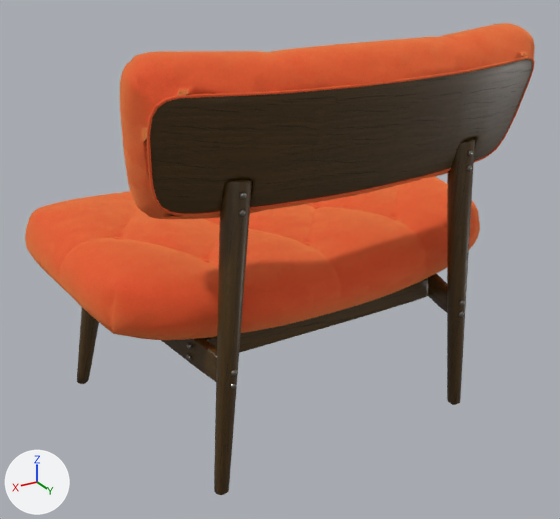
What one commit did to the glTF model assets/models/SheenChair.glb.
Rendered twice from a 50 mm camera at (0.676, 1.115, 0.83) aimed at (0.015, 0.014, 0.279). Every picture has the same lights, and +X, +Y and +Z are marked at lower left. The first picture is the older version. Where no turn or scale is listed for an object, it has been applied to the vertices.

In view in the first picture: 'SheenChair_fabric', 'SheenChair_wood' and 1 more.
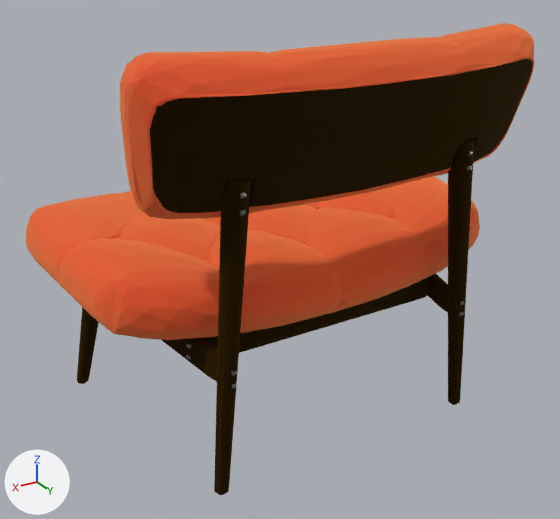
What differs and where, as boxes [x1, y1, x2, y2] in the pictures (560 x 519 px):
'SheenChair_fabric', moved
    before: [25, 23, 535, 340]
    after: [26, 23, 535, 340]
'SheenChair_wood', surface changed (darker)
    both: [77, 59, 533, 495]

Edits to the bpy script that builds the scene:
```text
Change mat_wood_brown:
    remove # nodes: BsdfPrincipled, Mapping x2, Mix, OutputMaterial, SeparateColor, TexImage x2, UVMap x2
    remove # colours: brown #694b19
    remove # uses the picture img_image_3
    remove # uses the picture img_image_4
    nodes: BsdfPrincipled, OutputMaterial
    colours: brown #4a340f
```
